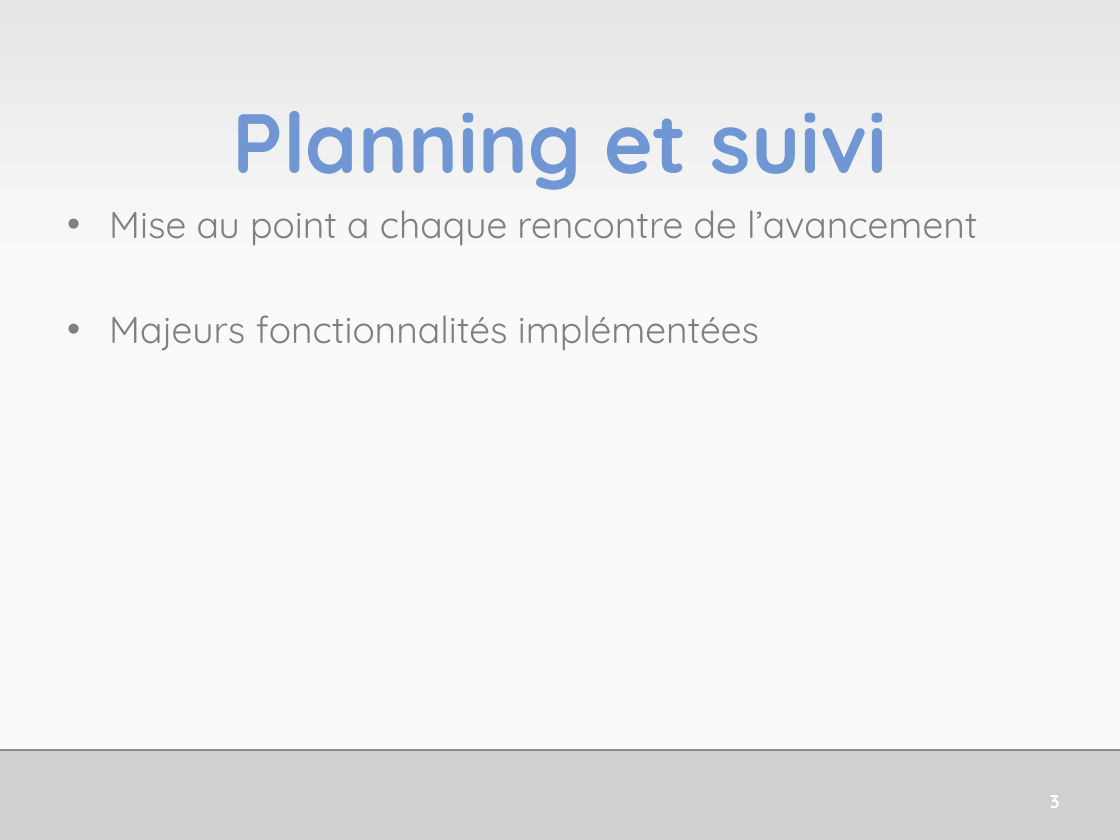
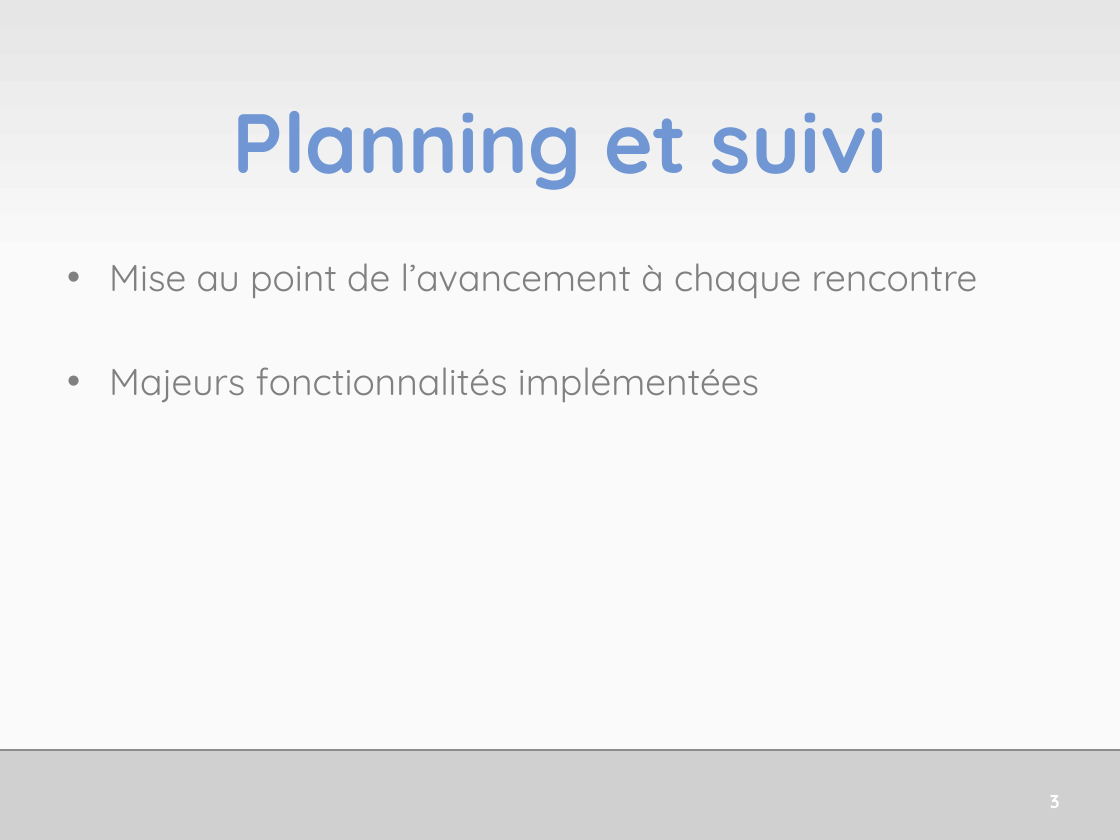
Before and after one commit to HE-ArcSurvivors/james-gouin-v1, a slide deck: slide 4 of Administration/JamesGouinSePresente.pptx. Drawn at 1120x840 pixels with LibreOffice and Linux fonts; fonts in the diff are those of the drawing; grey boxes stand for pictures. Boxes give left, top, right and bottom in pixels: in the first picture for what was removed or moved away, otherwise in the second. Text is boxed around its words. In the diff, an @@ line names an element or a change of style, - is before the commit and + after.

```diff
--- a/Administration/JamesGouinSePresente.pptx
+++ b/Administration/JamesGouinSePresente.pptx
@@ text at box(109, 263, 978, 299): text changed @@
-• Mise au point a chaque rencontre de l’avancement
+• Mise au point de l’avancement à chaque rencontre
```
Also in this commit, not shown: 9 other slides changed.
